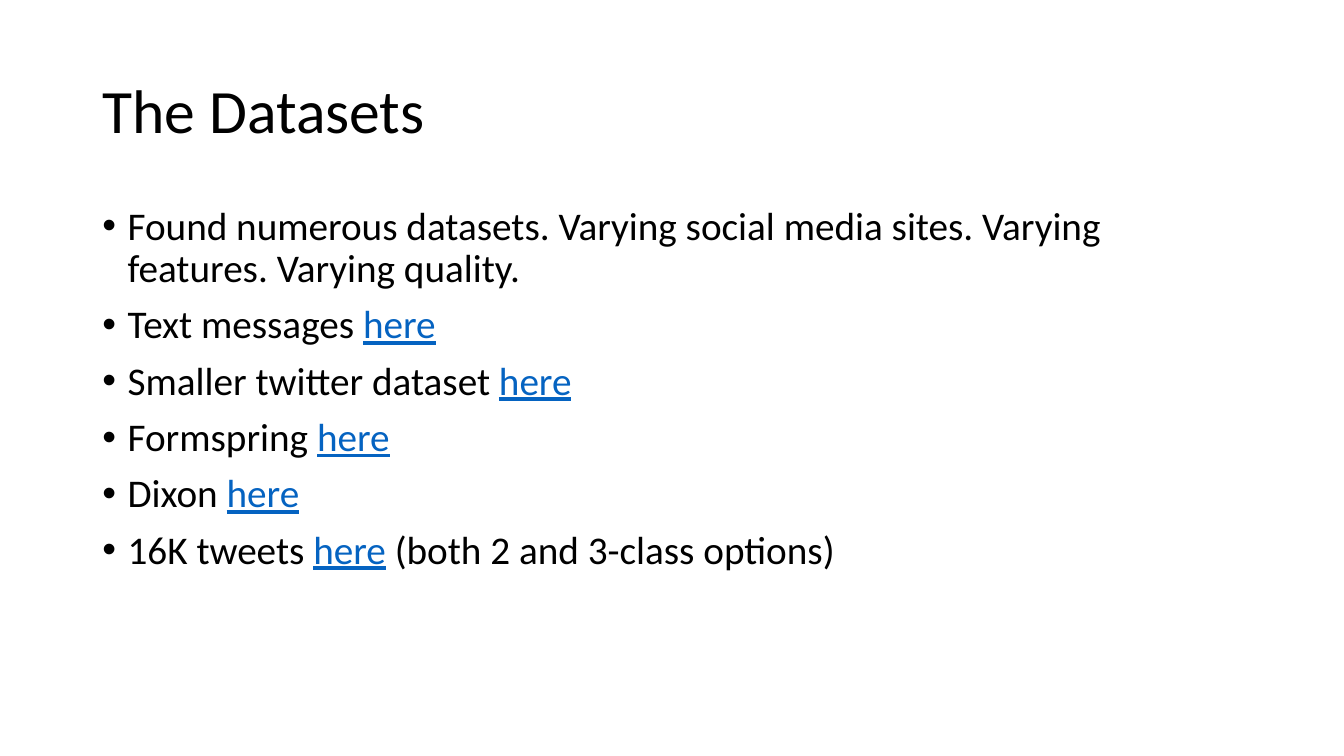
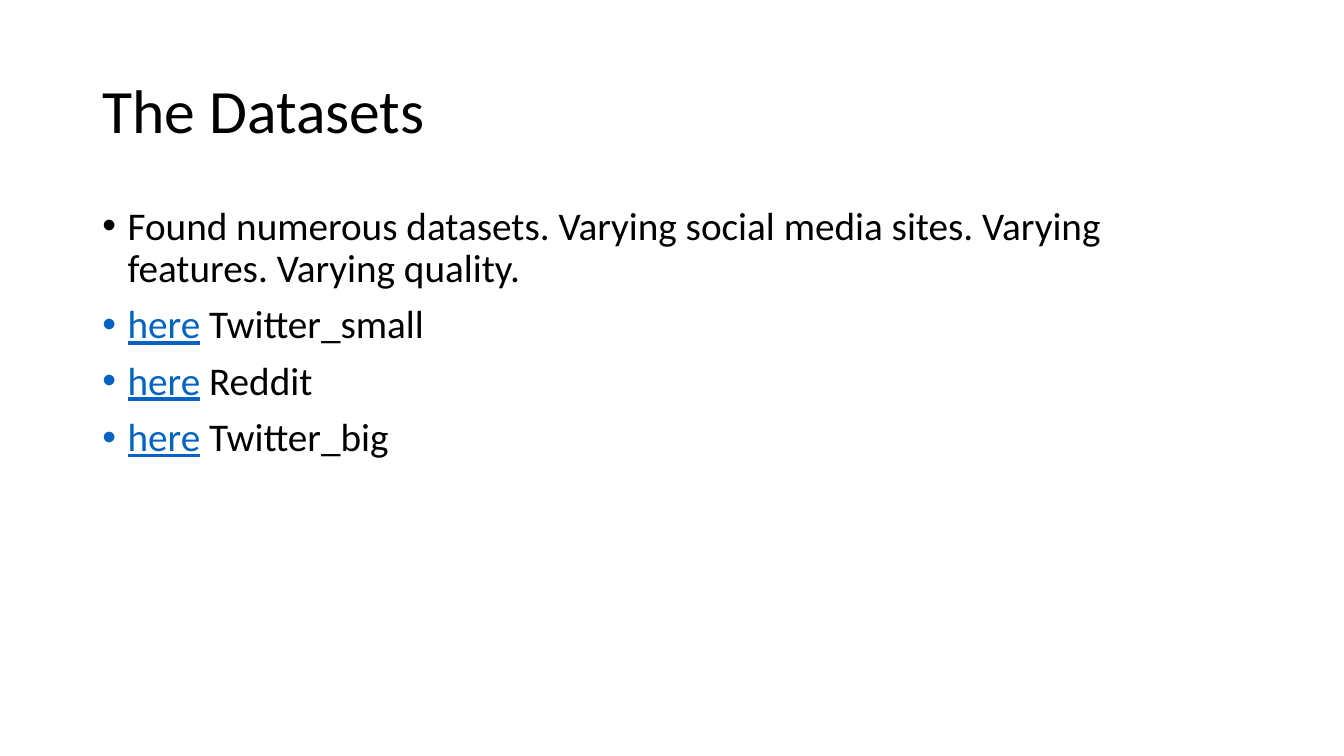
Before and after one commit to jleyland96/Cyberbullying-Detection, a slide deck: slide 4 of Project Logbook/results_log.pptx. Drawn at 1344x756 pixels with LibreOffice and Linux fonts; fonts in the diff are those of the drawing. Boxes give left, top, right and bottom in pixels: in the first picture for what was removed or moved away, otherwise in the second. Text is boxed around its words. In the diff, an @@ line names an element or a change of style, - is before the commit and + after.

```diff
--- a/Project Logbook/results_log.pptx
+++ b/Project Logbook/results_log.pptx
@@ text at [128,310,424,458]: text changed @@
-• Text messages here
-• Smaller twitter dataset here
-• Formspring here
-• Dixon here
-• 16K tweets here (both 2 and 3-class options)
+• here Twitter_small
+• here Reddit
+• here Twitter_big
```
Also in this commit, not shown: 28 other slides changed, 1 slide added, 32 slides removed, 4 other files.
